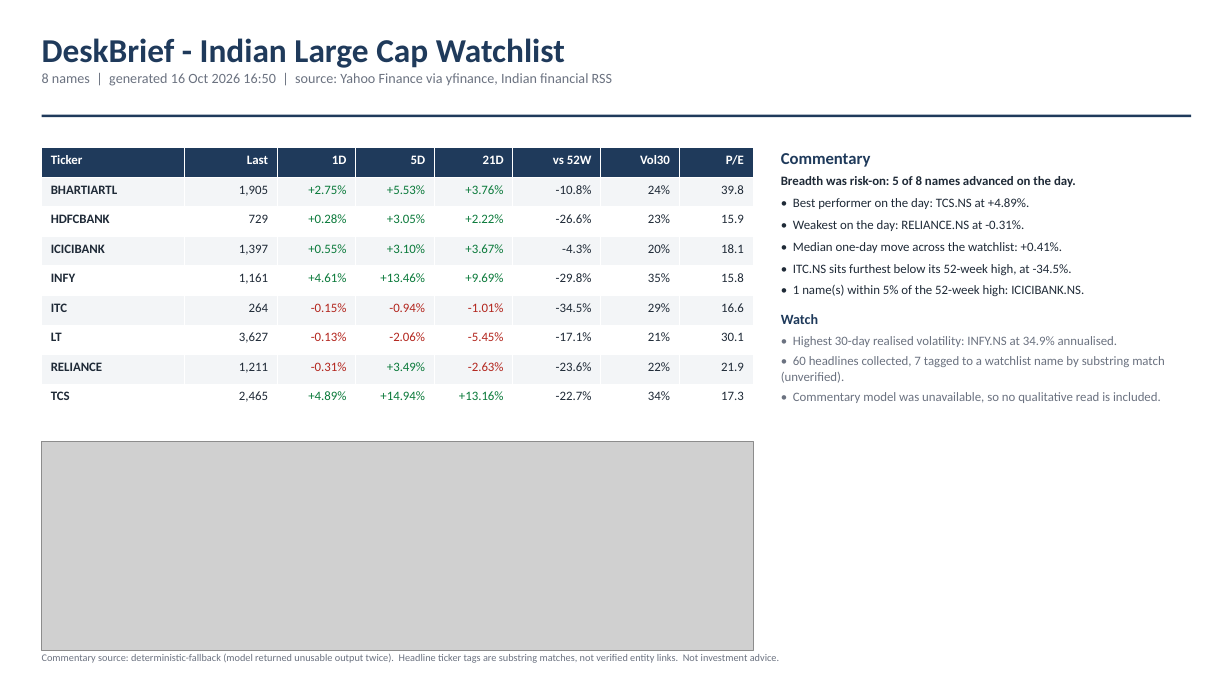
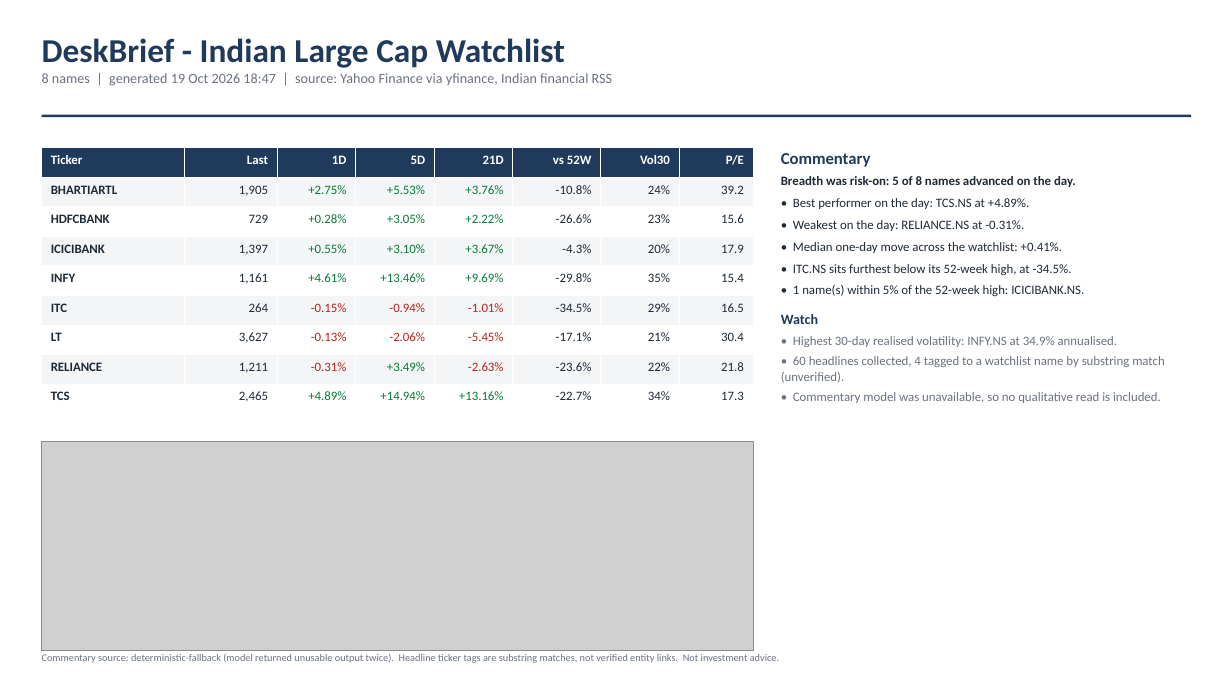
Before and after one commit to Deepak-Sethiii/deskbrief, a slide deck: slide 1 of public/deskbrief.pptx. Drawn at 1232x693 pixels with LibreOffice and Linux fonts; fonts in the diff are those of the drawing; grey boxes stand for pictures. Boxes give left, top, right and bottom in pixels: in the first picture for what was removed or moved away, otherwise in the second. Text is boxed around its words. In the diff, an @@ line names an element or a change of style, - is before the commit and + after.

```diff
--- a/public/deskbrief.pptx
+++ b/public/deskbrief.pptx
@@ text at (42,73,612,86): text changed @@
-8 names | generated 16 Oct 2026 16:50 | source: Yahoo Finance via yfinance, Indian financial RSS
+8 names | generated 19 Oct 2026 18:47 | source: Yahoo Finance via yfinance, Indian financial RSS
@@ table at (42,148,753,414) @@
-row 2, column 8: 39.8
+row 2, column 8: 39.2
-row 3, column 8: 15.9
+row 3, column 8: 15.6
-row 4, column 8: 18.1
+row 4, column 8: 17.9
-row 5, column 8: 15.8
+row 5, column 8: 15.4
-row 6, column 8: 16.6
+row 6, column 8: 16.5
-row 7, column 8: 30.1
+row 7, column 8: 30.4
-row 8, column 8: 21.9
+row 8, column 8: 21.8
@@ text at (781,356,1164,383): text changed @@
-• 60 headlines collected, 7 tagged to a watchlist name by substring match (unverified).
+• 60 headlines collected, 4 tagged to a watchlist name by substring match (unverified).
```
Also in this commit, not shown: 4 other files.
